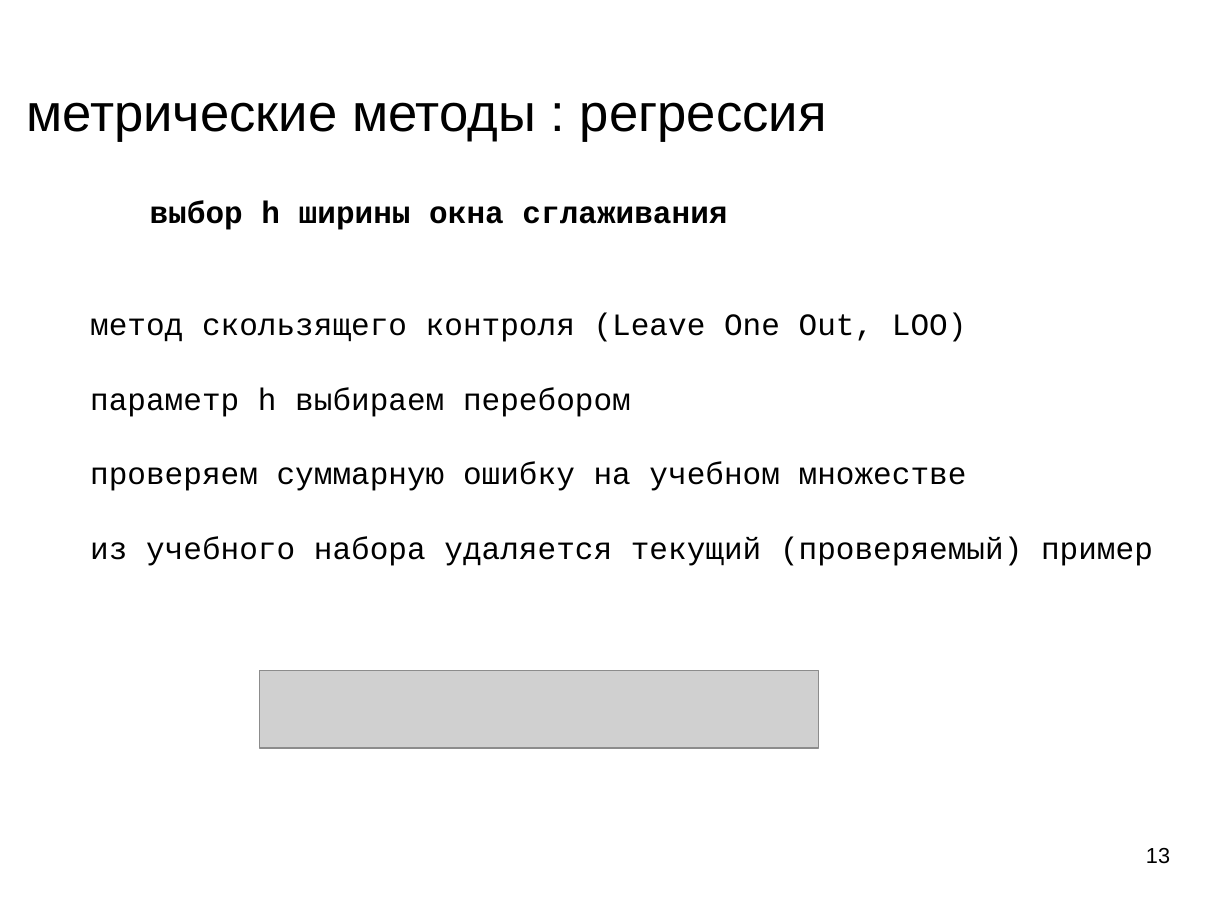
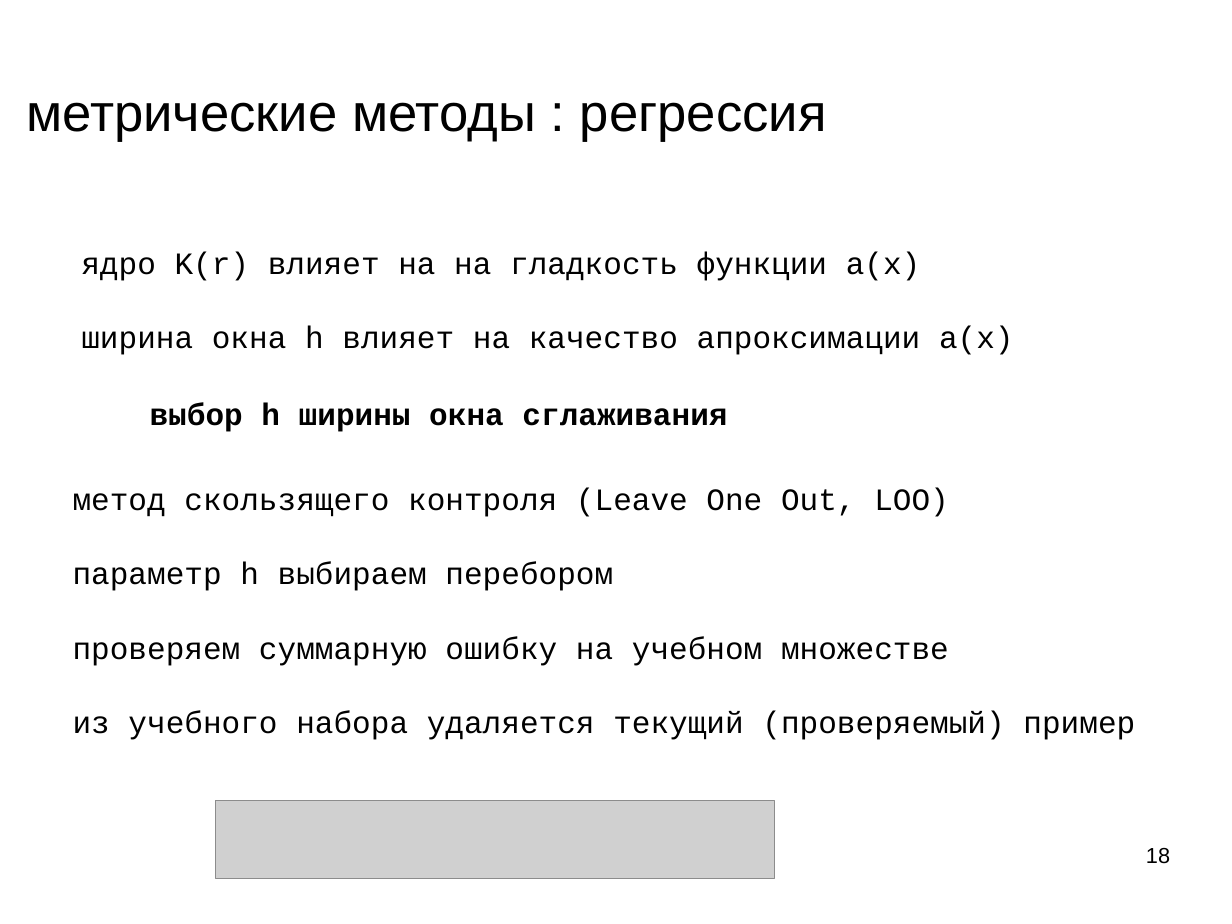
Before and after one commit to mechanoid5/ml_lectorium_legacy, a slide deck: slide 18 of 05-regression-metric.odp (slide 13 before the commit). Drawn at 1232x924 pixels with LibreOffice and Linux fonts; fonts in the diff are those of the drawing; grey boxes stand for pictures; background and template pictures are left out. Boxes give left, top, right and bottom in pixels: in the first picture for what was removed or moved away, otherwise in the second. Text is boxed around its words. In the diff, an @@ line names an element or a change of style, - is before the commit and + after.

```diff
--- a/05-regression-metric.odp
+++ b/05-regression-metric.odp
@@ text added at [81,251,1014,355], 20 pt, text #000000 @@
+ядро K(r) влияет на на гладкость функции a(x)
+ширина окна h влияет на качество апроксимации a(x)
@@ subtitle "выбор h ширины окна сглаживания": place and size @@
-subtitle "выбор h ширины окна сглаживания" at [150,200,727,230]
+subtitle "выбор h ширины окна сглаживания" at [150,403,727,432]
@@ text "метод скользящего контроля (Leave One ...": place and size @@
-text "метод скользящего контроля (Leave One ..." at [90,313,1153,566]
+text "метод скользящего контроля (Leave One ..." at [73,487,1135,740]
@@ picture: place and size @@
-picture at [260,671,819,748]
+picture at [216,802,775,879]
@@ page number at [1146,848,1170,864]: text changed @@
-13
+18
```
Also in this commit, not shown: 5 other slides changed, 7 slides added, 1 slide removed.
